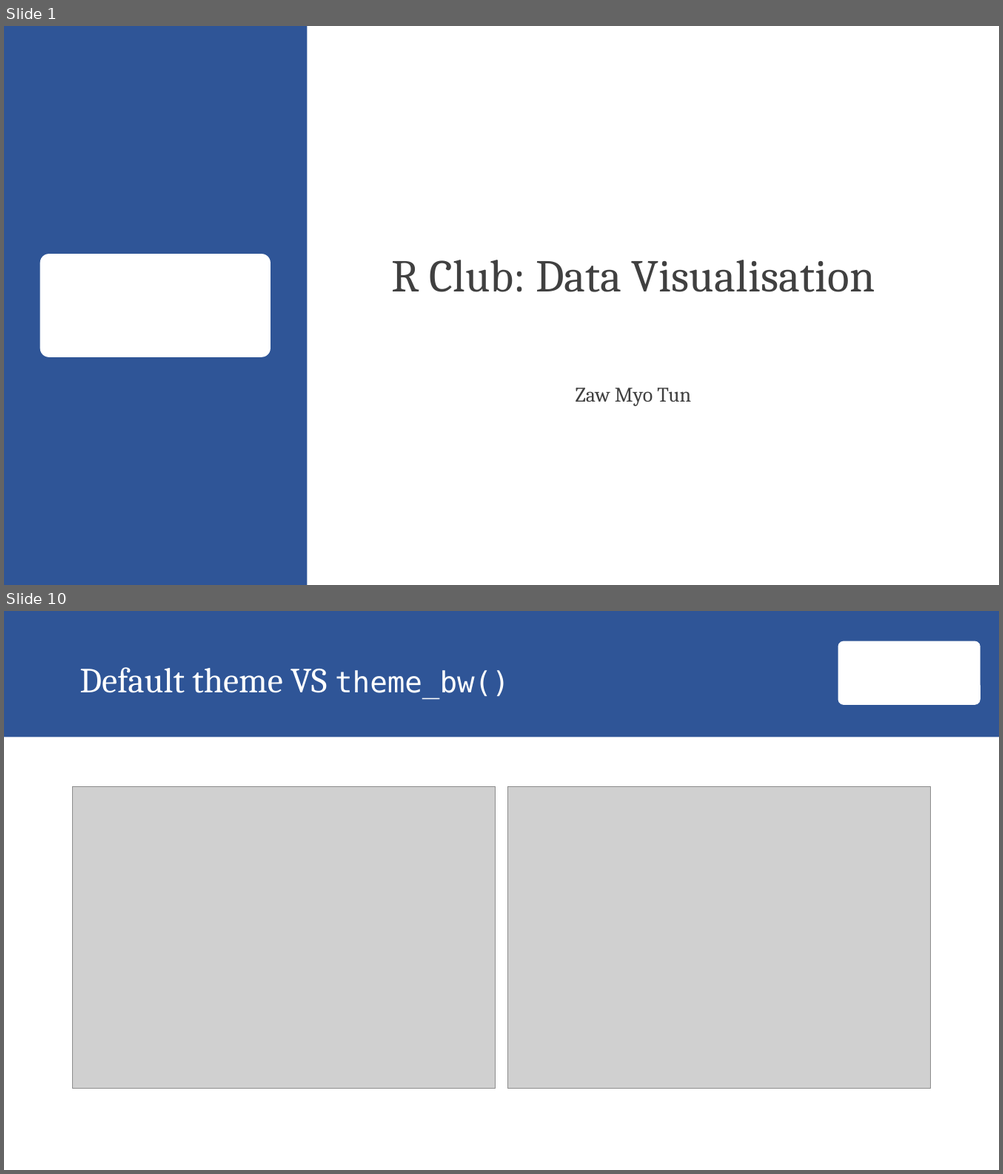
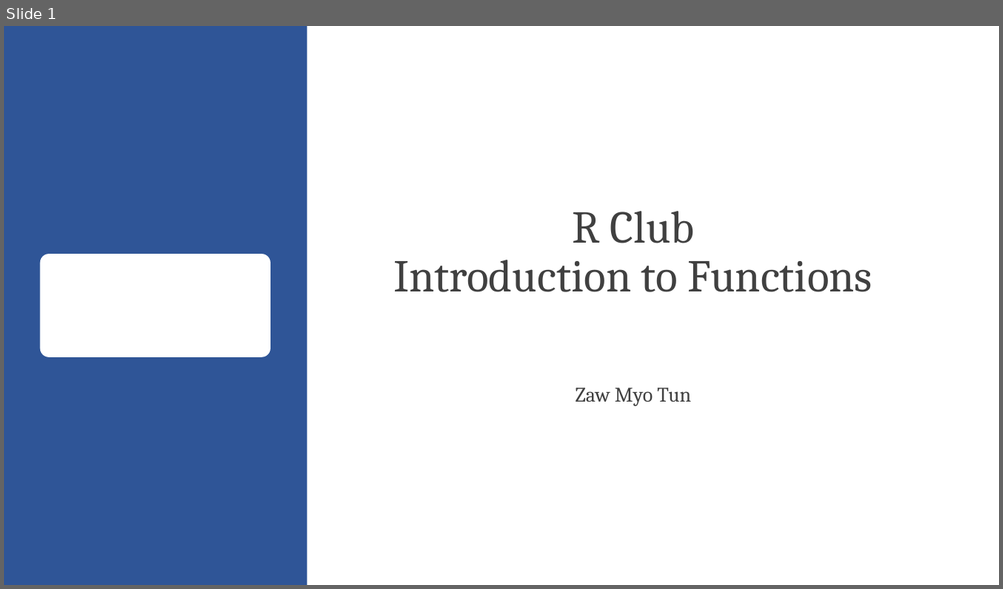
Before and after one commit to zawmtun/r_club, a slide deck: ex/05_functions.pptx. Shown one above the other, each under a label of ours: slides 1 and 10 before the commit, slide 1 after it; the slides between them are not shown. The pictures are 1003x1174 and 1003x589 pixels, drawn with LibreOffice and Linux fonts; fonts in the diff are those of the drawing; grey boxes stand for pictures; background and template pictures are left out. Boxes give left, top, right and bottom in pixels: in the first picture for what was removed or moved away, otherwise in the second. Text is boxed around its words. In the diff, an @@ line names an element or a change of style, - is before the commit and + after.

Commit message:
functions and join

```diff
--- a/ex/05_functions.pptx
+++ b/ex/05_functions.pptx
@@ slide 10 removed at (x1=4, y1=611, x2=999, y2=1170), background #FFFFFF @@
@@ rectangle removed at (x1=4, y1=611, x2=999, y2=737) @@
@@ rounded rectangle removed at (x1=838, y1=641, x2=981, y2=705) @@
@@ title removed at (x1=79, y1=667, x2=509, y2=699) @@
-Default theme VS theme_bw()
@@ picture removed at (x1=73, y1=786, x2=495, y2=1088) @@
@@ picture removed at (x1=508, y1=786, x2=930, y2=1088) @@
@@ slide 1 changed as well @@
@@ title at (x1=393, y1=211, x2=873, y2=292): text changed @@
-R Club: Data Visualisation
+R Club
+Introduction to Functions
```
Also in this commit, not shown: 3 slides added, 14 other slides removed, 6 other files.
